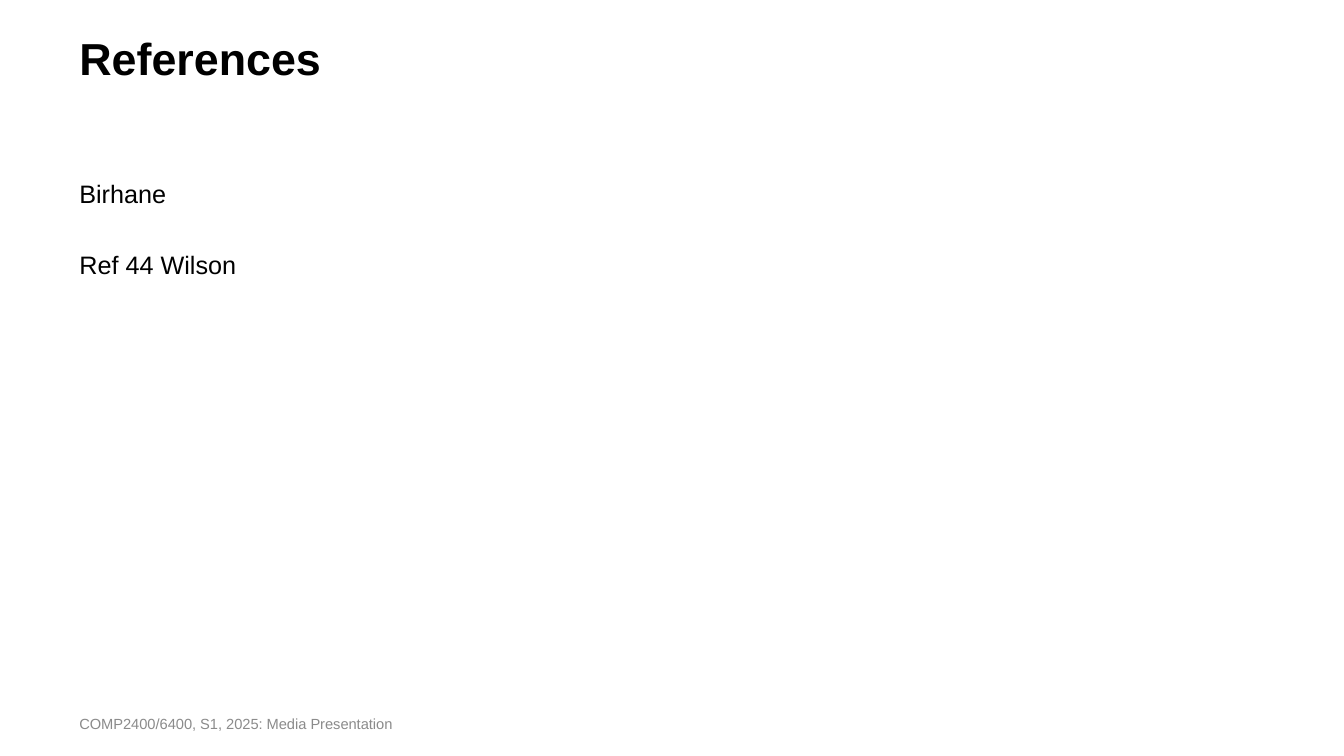
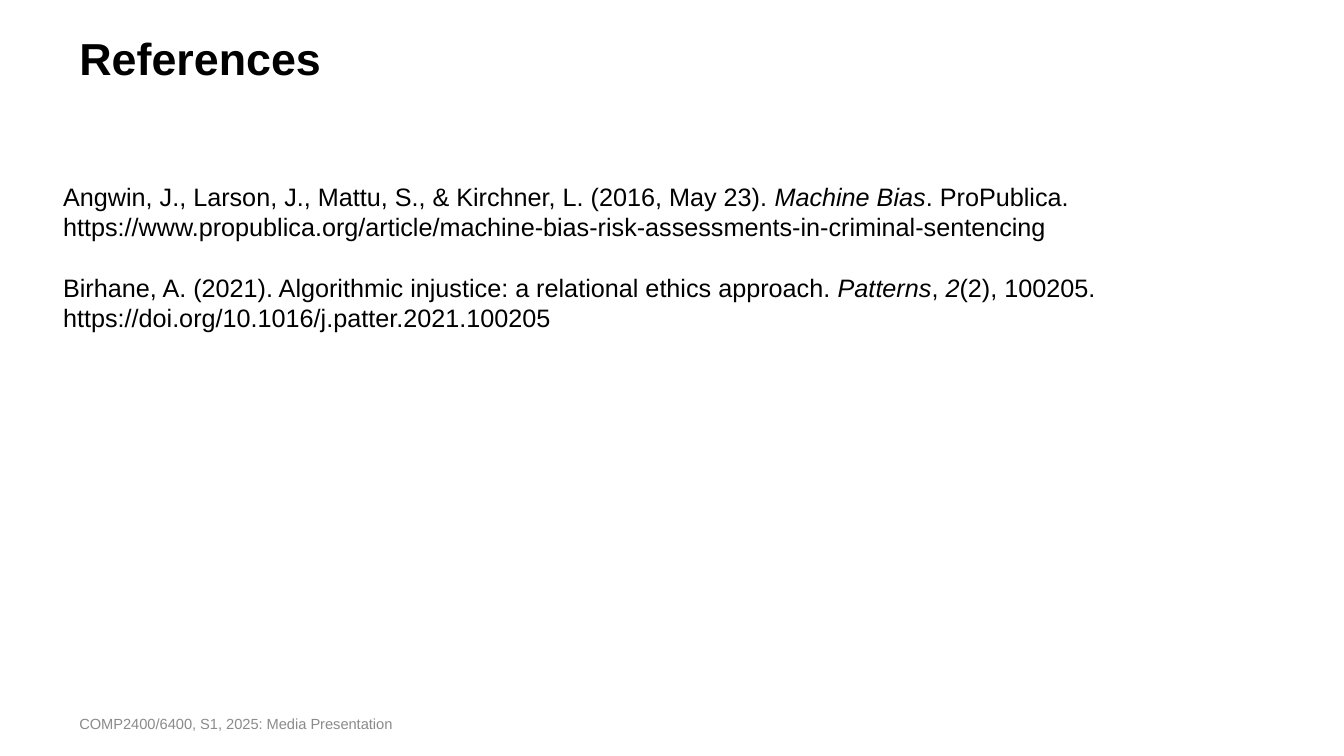
Before and after one commit to tyler-a-johnson/Obsidian-git-repo, a slide deck: slide 7 of UNI 2025/SEM 1/COMP2400/COMP2400Presentation.pptx. Drawn at 1344x756 pixels with LibreOffice and Linux fonts; fonts in the diff are those of the drawing; background and template pictures are left out. Boxes give left, top, right and bottom in pixels: in the first picture for what was removed or moved away, otherwise in the second. Text is boxed around its words. In the diff, an @@ line names an element or a change of style, - is before the commit and + after.

```diff
--- a/UNI 2025/SEM 1/COMP2400/COMP2400Presentation.pptx
+++ b/UNI 2025/SEM 1/COMP2400/COMP2400Presentation.pptx
@@ text added at (x1=63, y1=187, x2=1095, y2=333), 18 pt, text #000000 @@
+Angwin, J., Larson, J., Mattu, S., & Kirchner, L. (2016, May 23). Machine Bias. ProPublica. https://www.propublica.org/article/machine-bias-risk-assessments-in-criminal-sentencing
+Birhane, A. (2021). Algorithmic injustice: a relational ethics approach. Patterns, 2(2), 100205. https://doi.org/10.1016/j.patter.2021.100205
@@ text removed at (x1=79, y1=184, x2=237, y2=275) @@
-Birhane
-Ref 44 Wilson
```
Also in this commit, not shown: 1 other slide changed.
